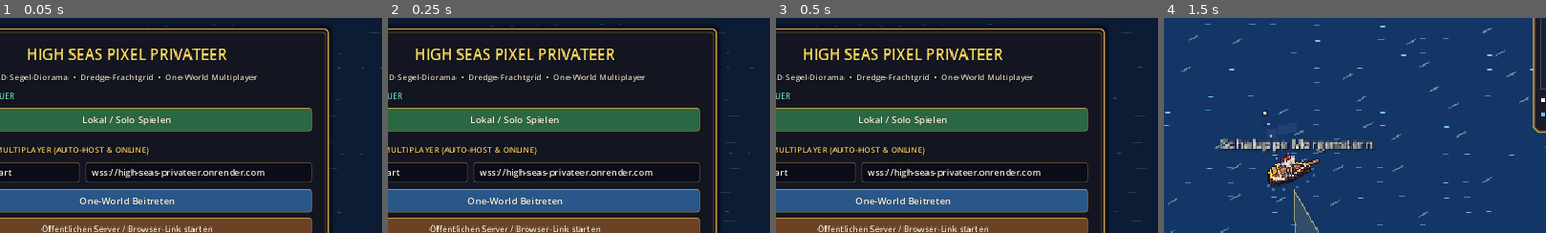
Above: before the commit, frames 1-4 (left to right).
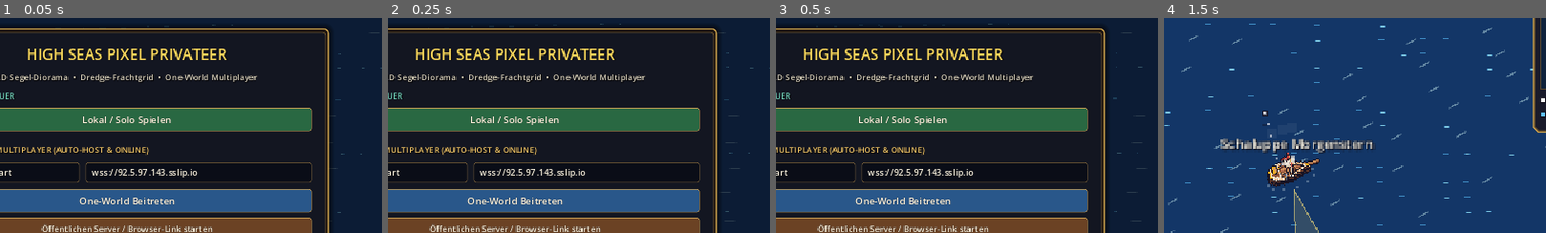
Above: after the commit, the same moments.

Repository: gandidast/high-seas-privateer
Game: Godot game, scene res://main.tscn
Same seed, same stepped clock (60 frames per second), same inputs: the game is played once before the commit and once after it.
Inputs (mouse positions are % of the whole screen's width and height, from its top left):
- Up to frame 1 (0.05 s): no input
- Up to frame 2 (0.25 s): no input
- Up to frame 3 (0.5 s): no input
- Up to frame 4 (1.5 s): click "Lokal / Solo Spielen" at 0.5 s; tap Enter at 1.25 s; move the mouse to (72, 45) at 1.27 s; hold D (steer_right) from 1.28 s (still down); hold Q (fire_port) from 1.28 s (still down); click (72, 45) at 1.42 s
The pictures show only the part of the screen within x 34-84%, y 13-63%; the shares and areas given below are measured in that part.

The runs differ from the first frame. In frame 1, 0.7% of the frame differs, in the area x 31-70%, y 70-75%; in frame 2, 0.7%; in frame 3, 0.7%; in frame 4, nothing differs.

Commit message:
Point DEFAULT_SERVER_URL to live 24/7 Oracle Cloud wss://92.5.97.143.sslip.io

Diff:
--- a/net/server_config.gd
+++ b/net/server_config.gd
@@ -1,13 +1,14 @@
 class_name ServerConfig
 extends RefCounted
 ## Central server & player profile configuration for High Seas Pixel Privateer.
-## Supports Render.com (wss://), Hugging Face Docker Spaces, Oracle Cloud, local localhost fallback,
+## Supports 24/7 Oracle Cloud (sslip.io wss://), Render.com, Hugging Face, local localhost fallback,
 ## HTML5 URL query parameters (?server=wss://...), and persistent captain profile.
 
-const DEFAULT_SERVER_URL := "wss://high-seas-privateer.onrender.com"
+const DEFAULT_SERVER_URL := "wss://92.5.97.143.sslip.io"
 const LOCAL_SERVER_URL := "ws://localhost:8080"
 const PROFILE_PATH := "user://player_profile.cfg"
 const DEPRECATED_DEFAULT_URLS := [
+	"wss://high-seas-privateer.onrender.com",
 	"wss://fabsipapi-high-seas-privateer.hf.space",
 	"wss://DEINE-ORACLE-IP.sslip.io"
 ]
